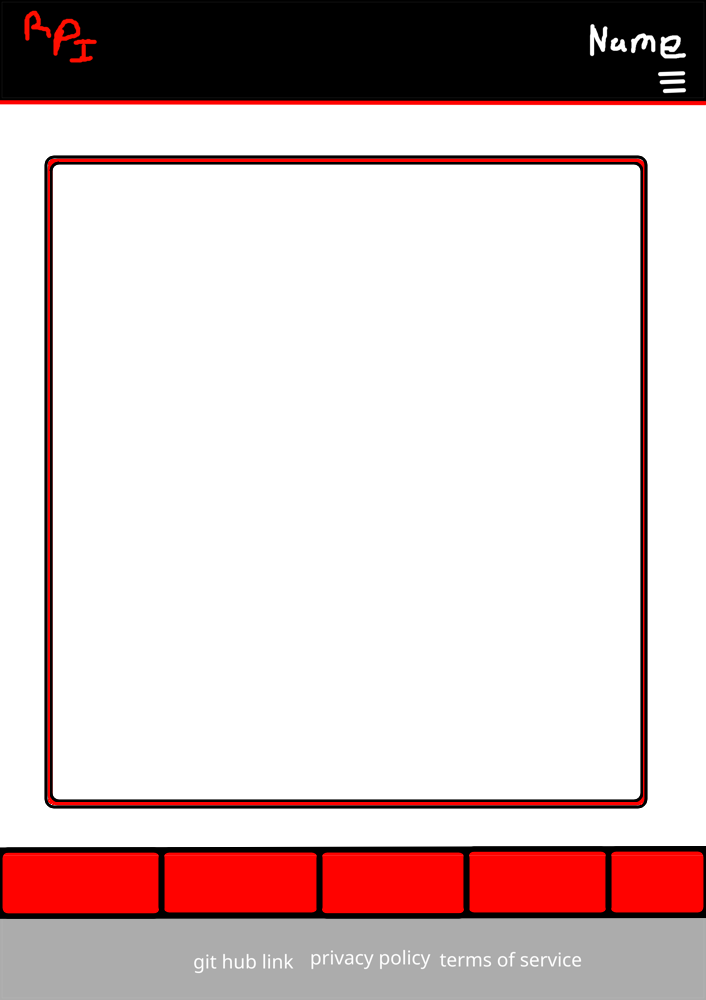
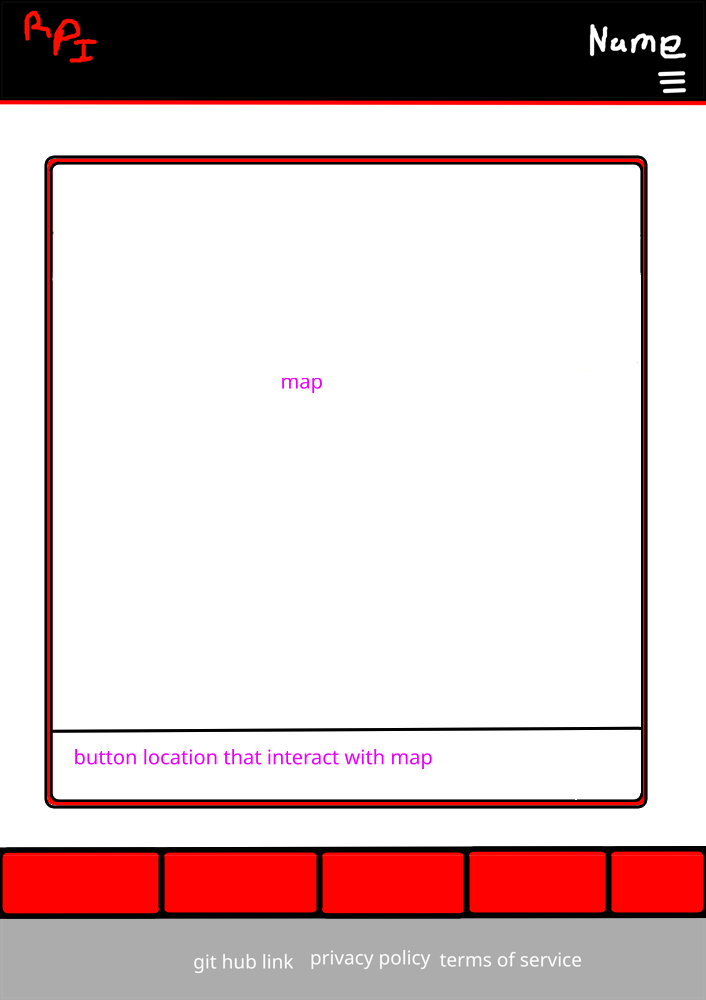
Layers edited between the first and the second 706×1000 image:
added layer "map template Merged" above "player selector template Merged" over (x1=52, y1=231, x2=641, y2=800)
hid "game pages template", painted on it over (x1=52, y1=231, x2=641, y2=800)
